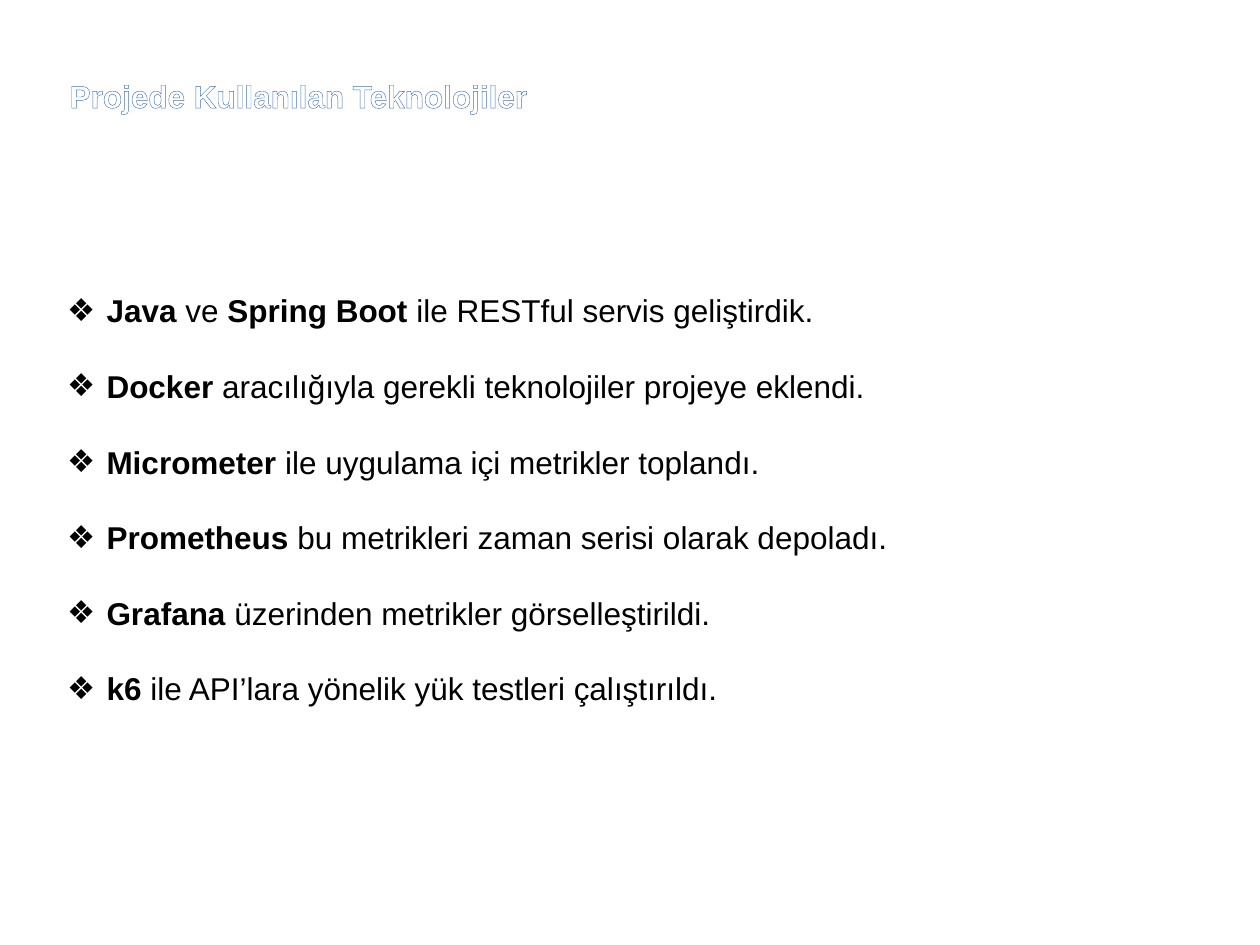
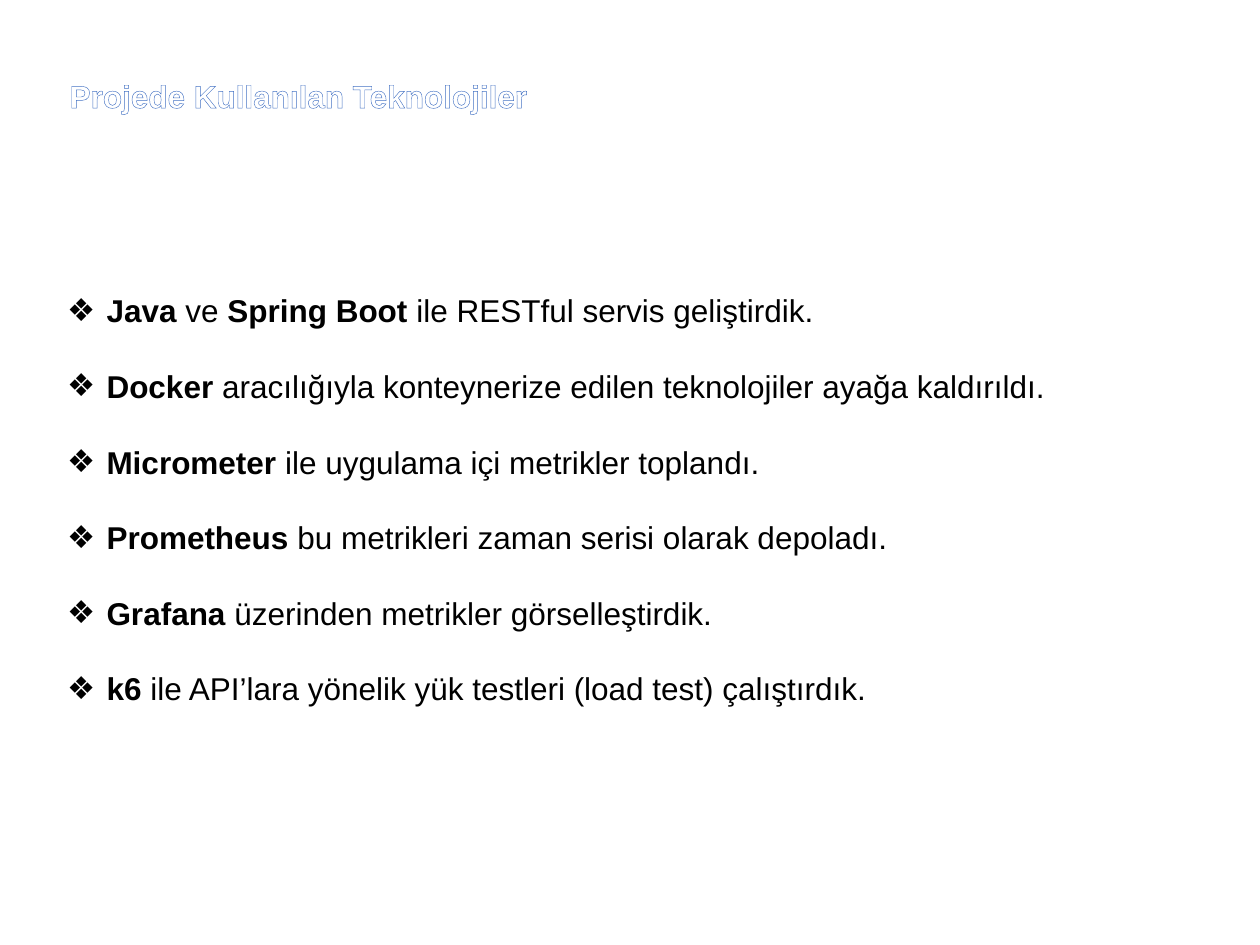
Before and after one commit to noxennn/LeaderboardREST, a slide deck: slide 6 of YusufEmreBayrakcıStajSunum.pptx (slide 7 before the commit). Drawn at 1260x945 pixels with LibreOffice and Linux fonts; fonts in the diff are those of the drawing; background and template pictures are left out. Boxes give left, top, right and bottom in pixels: in the first picture for what was removed or moved away, otherwise in the second. Text is boxed around its words. In the diff, an @@ line names an element or a change of style, - is before the commit and + after.

```diff
--- a/YusufEmreBayrakcıStajSunum.pptx
+++ b/YusufEmreBayrakcıStajSunum.pptx
@@ text at (107,374,1045,404): text changed @@
-❖ Docker aracılığıyla gerekli teknolojiler projeye eklendi.
+❖ Docker aracılığıyla konteynerize edilen teknolojiler ayağa kaldırıldı.
@@ text at (107,602,865,706): text changed @@
-❖ Grafana üzerinden metrikler görselleştirildi.
-❖ k6 ile API’lara yönelik yük testleri çalıştırıldı.
+❖ Grafana üzerinden metrikler görselleştirdik.
+❖ k6 ile API’lara yönelik yük testleri (load test) çalıştırdık.
```
Also in this commit, not shown: 16 other slides changed, 6 slides added, 19 slides removed, 6 other files.
